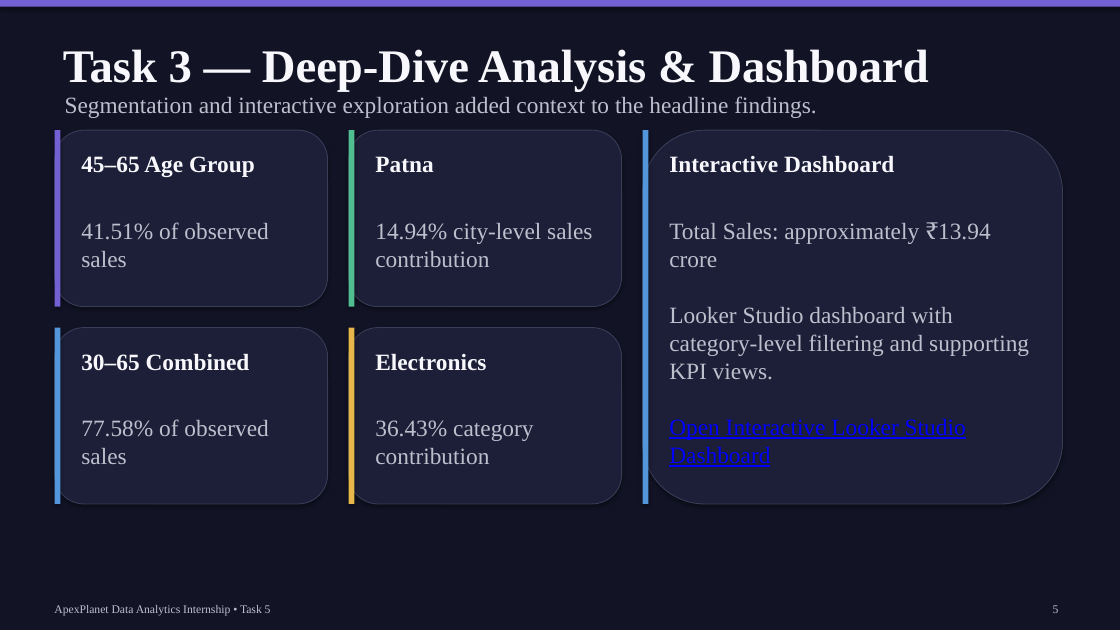
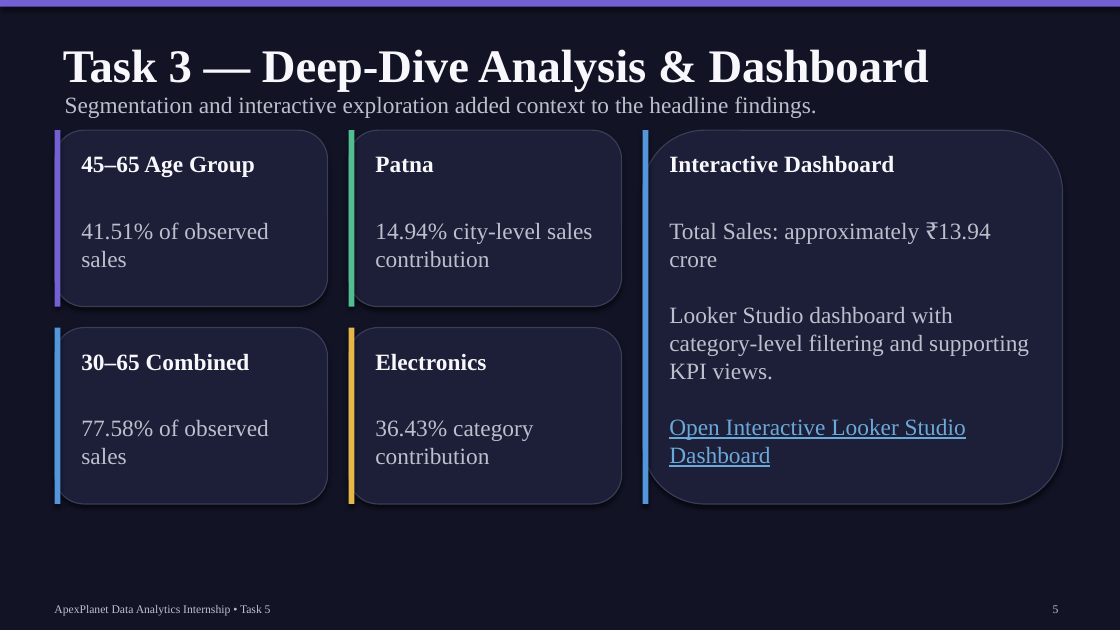
Before and after one commit to Anugrah2801/Anugrah-DataAnalyst-Internship-Portfolio, a slide deck: slide 5 of Anugrah_Data_Analytics_Internship_Portfolio.pptx. Drawn at 1120x630 pixels with LibreOffice and Linux fonts; fonts in the diff are those of the drawing; background and template pictures are left out. Boxes give left, top, right and bottom in pixels: in the first picture for what was removed or moved away, otherwise in the second. Text is boxed around its words. In the diff, an @@ line names an element or a change of style, - is before the commit and + after.

```diff
--- a/Anugrah_Data_Analytics_Internship_Portfolio.pptx
+++ b/Anugrah_Data_Analytics_Internship_Portfolio.pptx
@@ background #FFFFFF to picture (left out) @@
@@ rectangle at box(0, 0, 1120, 630): shadow changed @@
@@ rounded rectangle at box(643, 130, 1063, 504): outline #3A3D58 0.75 pt to #3A3D58 1 pt; shadow changed @@
@@ text "Total Sales: approximately ₹13.94 crore ..." at box(669, 223, 1029, 467): text colour #0000FF to #6BA9DA in "Open Interactive Looker Studio Dashboard" @@
```
Also in this commit, not shown: 7 other slides changed, 1 slide added.
